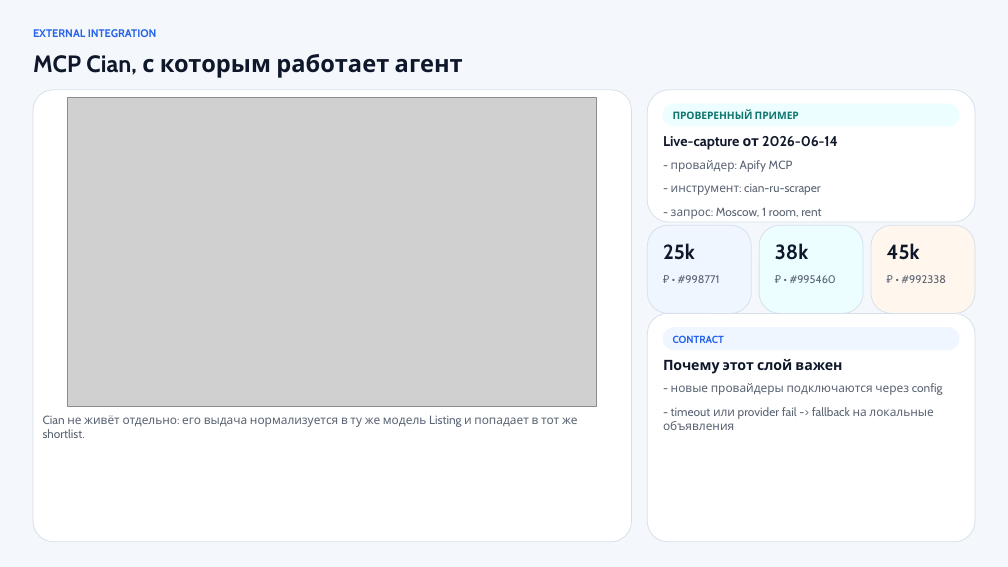
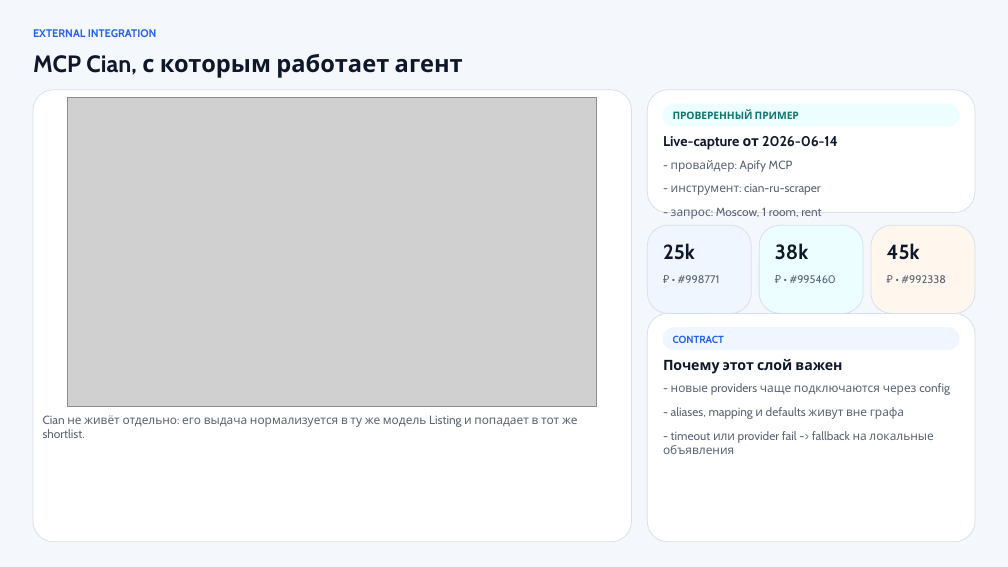
Before and after one commit to proooooogiba/long-term-rent-agent, a slide deck: slide 5 of outputs/manual-20260615-relocation-defense/presentations/relocation-agent-deck/output/relocation-agent-defense.pptx. Drawn at 1008x567 pixels with LibreOffice and Linux fonts; fonts in the diff are those of the drawing; grey boxes stand for pictures. Boxes give left, top, right and bottom in pixels: in the first picture for what was removed or moved away, otherwise in the second. Text is boxed around its words. In the diff, an @@ line names an element or a change of style, - is before the commit and + after.

```diff
--- a/outputs/manual-20260615-relocation-defense/presentations/relocation-agent-deck/output/relocation-agent-defense.pptx
+++ b/outputs/manual-20260615-relocation-defense/presentations/relocation-agent-deck/output/relocation-agent-defense.pptx
@@ rounded rectangle: place and size @@
-rounded rectangle at bbox=[647, 90, 975, 222]
+rounded rectangle at bbox=[647, 90, 975, 212]
@@ text at bbox=[671, 383, 950, 395]: text changed @@
-- новые провайдеры подключаются через config
+- новые providers чаще подключаются через config
@@ text added at bbox=[671, 407, 904, 419], 11.2 pt, text #5B6473 @@
+- aliases, mapping и defaults живут вне графа
@@ text "- timeout или provider fail ...": place and size @@
-text "- timeout или provider fail ..." at bbox=[663, 407, 933, 430]
+text "- timeout или provider fail ..." at bbox=[663, 431, 933, 454]
```
Also in this commit, not shown: 9 other slides changed, 21 other files.
